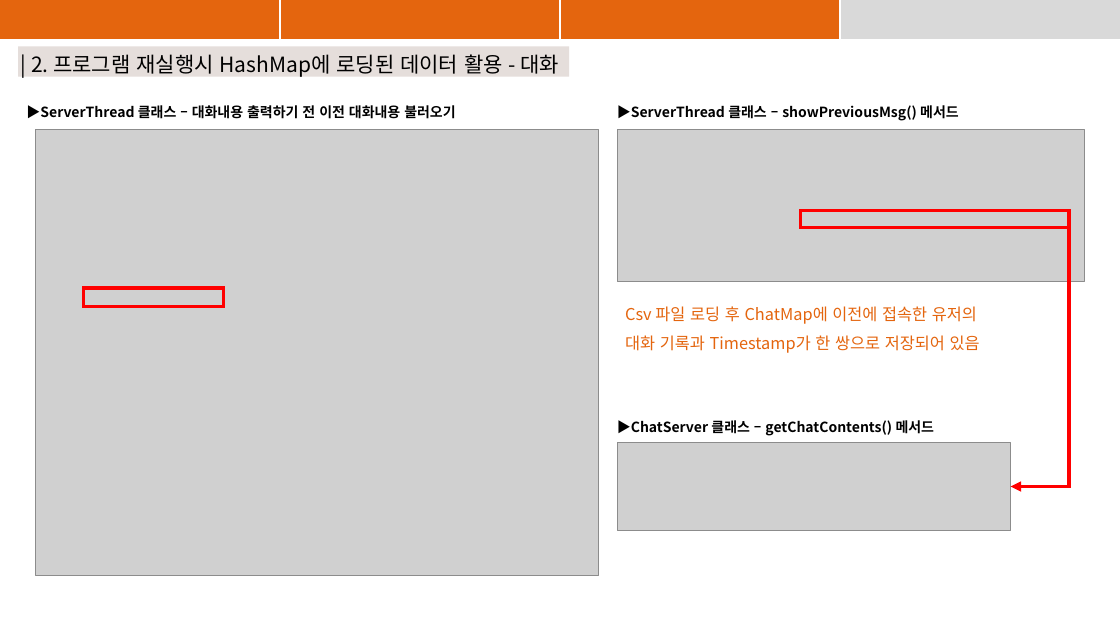
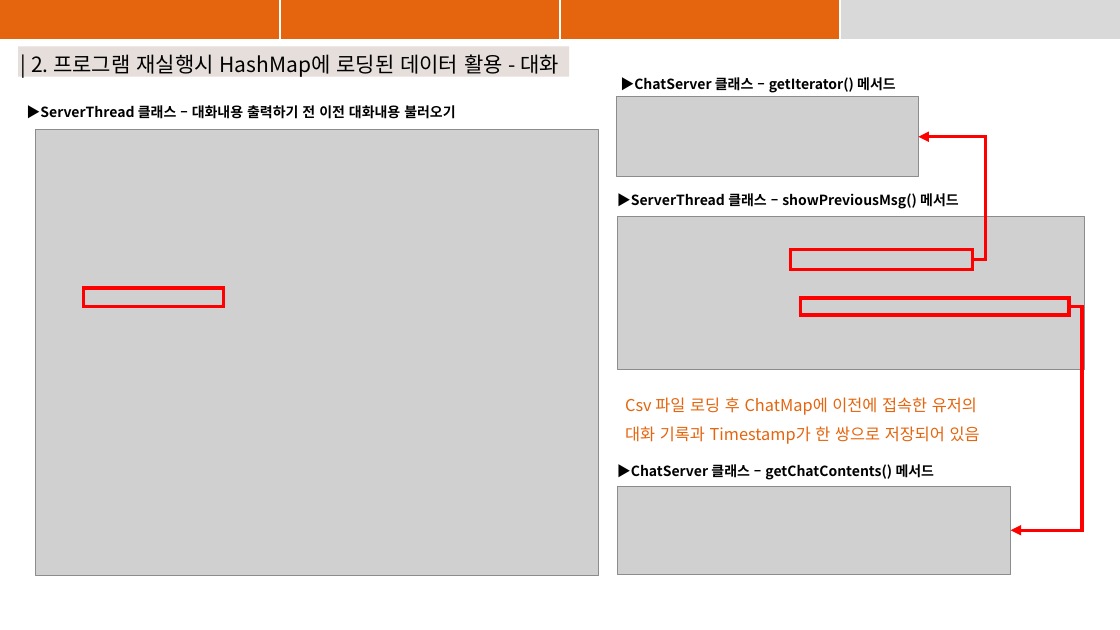
Before and after one commit to suyons/StrangeChat, a slide deck: slide 14 of StrangeChat_지은.pptx. Drawn at 1120x630 pixels with LibreOffice and Linux fonts; fonts in the diff are those of the drawing; grey boxes stand for pictures. Boxes give left, top, right and bottom in pixels: in the first picture for what was removed or moved away, otherwise in the second. Text is boxed around its words. In the diff, an @@ line names an element or a change of style, - is before the commit and + after.

Commit message:
지은 : csv파일 hashmap 파트 부분 수정

```diff
--- a/StrangeChat_지은.pptx
+++ b/StrangeChat_지은.pptx
@@ text added at (620, 77, 896, 93), 12 pt, text #000000, bold @@
+▶ChatServer 클래스 – getIterator() 메서드
@@ picture added at (617, 97, 918, 176) @@
@@ elbow arrow added from (973, 260) to (918, 137), #FF0000 3 pt @@
@@ 2 texts, 1 rectangle, 1 picture: place and size @@
-2 texts, 1 rectangle, 1 picture at (617, 105, 1085, 353)
+2 texts, 1 rectangle, 1 picture at (617, 193, 1085, 444)
@@ rectangle added at (791, 250, 973, 270), outline #FF0000 3 pt @@
@@ elbow arrow moved from (1070, 216) - (1011, 486) to (1070, 307) - (1011, 530) @@
@@ text "▶ChatServer 클래스 – getChatContents() 메서드": place and size @@
-text "▶ChatServer 클래스 – getChatContents() 메서드" at (617, 420, 935, 436)
+text "▶ChatServer 클래스 – getChatContents() 메서드" at (617, 464, 935, 480)
@@ picture: place and size @@
-picture at (618, 443, 1011, 531)
+picture at (618, 486, 1011, 575)
```
